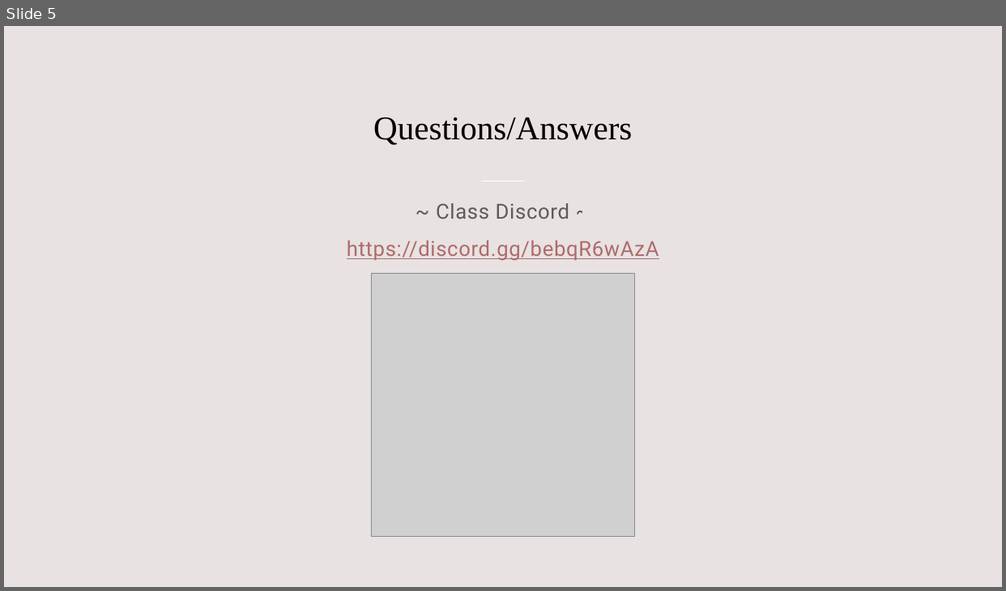
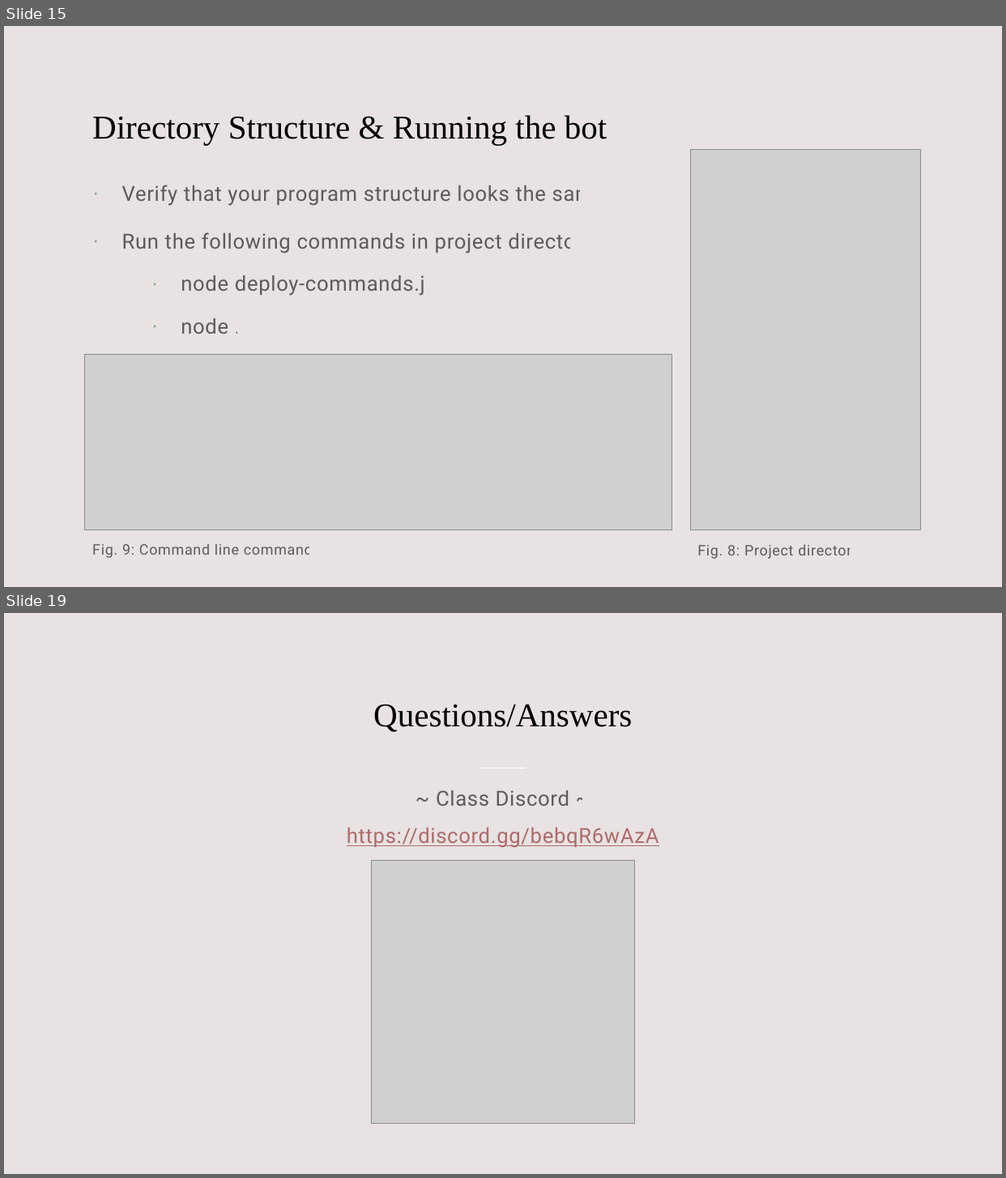
Before and after one commit to williamsantosa/cse185s-presentation, a slide deck: presentation.pptx. Shown one above the other, each under a label of ours: slide 5 before the commit, slides 15 and 19 after it; the slides between them are not shown. The pictures are 1006x591 and 1006x1178 pixels, drawn with LibreOffice and Linux fonts; fonts in the diff are those of the drawing; grey boxes stand for pictures. Boxes give left, top, right and bottom in pixels: in the first picture for what was removed or moved away, otherwise in the second. Text is boxed around its words. In the diff, an @@ line names an element or a change of style, - is before the commit and + after.

```diff
--- a/presentation.pptx
+++ b/presentation.pptx
@@ slide 15 added at [4,26,1002,587], background #E8E2E2 @@
@@ title added at [92,115,607,145], 32 pt, text #000000 @@
+Directory Structure & Running the bot
@@ picture added at [691,149,921,531] @@
@@ text added at [122,185,605,334], 20 pt, text #000000 at 60% opacity @@
+· Verify that your program structure looks the same
+· Run the following commands in project directory
+    · node deploy-commands.js
+    · node .
@@ picture added at [85,355,671,531] @@
@@ text added at [92,544,325,558], 14 pt, text #000000 at 60% opacity @@
+Fig. 9: Command line commands.
@@ text added at [697,544,863,559], 14 pt, text #000000 at 60% opacity @@
+Fig. 8: Project directory.
@@ what was slide 5 is now slide 19 @@
```
Also in this commit, not shown: 3 slides changed, 13 other slides added, 4 other files.
